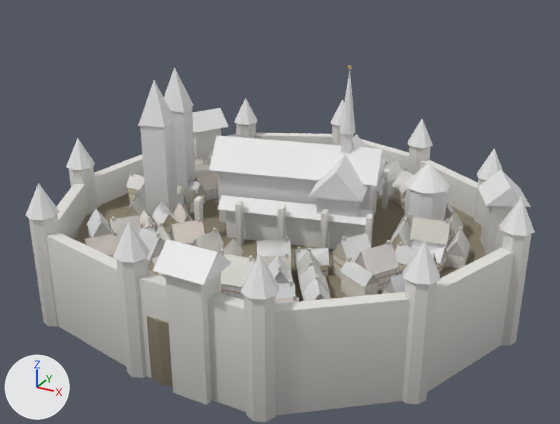
One commit to the glTF model game/assets/models/city_cathedral.glb: the scene before it, then after it.
Before and after are seen from a camera (50 mm lens) standing at (2.08, -3.8, 2.02) and looking at (0.06, -0.13, 0.18). The lights are fixed; the arrows at lower left show +X, +Y and +Z. The first picture is the older version. Vertices at exactly the same position are counted once.

In view in the first picture: 'city_cathedral'.
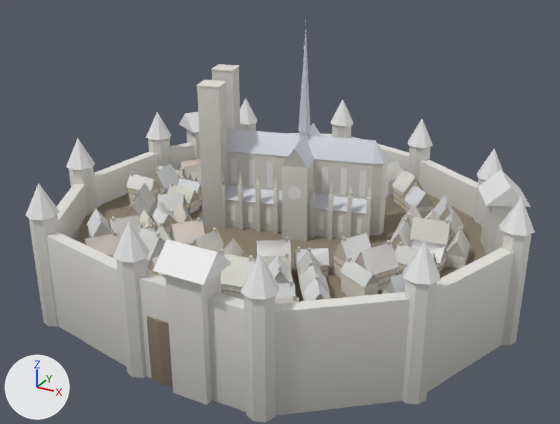
Commit message: wip: BR1 gothic cathedral recipe for campaign cities

Pixel boxes [x1, y1, x2, y2] of what changed, in the pictures (560 x 424 px):
```json
{"object": "city_cathedral", "change": "reshaped", "before": [25, 65, 535, 422], "after": [25, 30, 535, 422]}
{"part": 1, "of": "me_cylinder", "change": "rebuilt", "before": [218, 171, 375, 233], "after": [226, 152, 388, 239]}
{"part": 2, "of": "me_cylinder", "change": "rebuilt", "before": [375, 178, 384, 191], "on screen": "not visible afterwards"}
{"part": 3, "of": "me_cylinder", "change": "rebuilt", "before": [209, 135, 384, 186], "after": [227, 129, 376, 164]}
{"part": 4, "of": "me_cylinder", "change": "rebuilt", "before": [218, 195, 373, 225], "after": [225, 186, 367, 214], "on screen": "8% narrower, 6% shorter"}
{"part": 5, "of": "me_cylinder", "change": "deleted", "before": [138, 65, 450, 248]}
{"part": 6, "of": "me_cylinder", "change": "reshaped", "before": [226, 134, 377, 249], "after": [196, 30, 389, 241]}
```

The change, as JSON lines over the scene's bpy script:
```json
{"block": "me_cylinder", "where": "# used by ob_city_cathedral; location = (0.0, 0.0, -0.165)"}
{"op": "remove", "block": "me_cylinder", "code": "me_cylinder.from_pydata(...)  # 18177 vertices, 22136 faces; spans x -1.34..1.48, y -1.32..1.35, z -0.2..1.19"}
{"op": "add", "block": "me_cylinder", "code": "me_cylinder.from_pydata(...)  # 18745 vertices, 22493 faces; spans x -1.34..1.48, y -1.32..1.35, z -0.2..1.43"}
{"block": "me_cylinder", "change": "me_cylinder part 1: the loose piece of 8 vertices spanning x -0.43..0.53, y -0.12..0.32, z -0.05..0.55 is rebuilt with 29 vertices and now spans x -0.49..0.58, y -0.16..0.37, z 0.17..0.76"}
{"block": "me_cylinder", "change": "me_cylinder part 2: the loose piece of 6 vertices spanning x -0.42..0.49, y 0.17..0.56, z 0.38..0.43 is rebuilt with 8 vertices and now spans x -0.39..0.49, y 0.07..0.38, z 0.36..0.42"}
{"block": "me_cylinder", "change": "me_cylinder part 3: the loose piece of 6 vertices spanning x -0.48..0.58, y -0.17..0.37, z 0.54..0.71 is rebuilt with 14 vertices and now spans x -0.5..0.52, y -0.11..0.29, z 0.64..0.76"}
{"block": "me_cylinder", "change": "me_cylinder part 4: the loose piece of 6 vertices spanning x -0.29..0.61, y -0.34..0.06, z 0.38..0.43 is rebuilt with 8 vertices and now spans x -0.33..0.55, y -0.17..0.15, z 0.36..0.42"}
{"block": "me_cylinder", "change": "me_cylinder part 5: 19 loose pieces with 166 vertices, spanning x -0.89..0.93, y -0.42..0.62, z -0.05..1.19, are deleted"}
{"block": "me_cylinder", "change": "me_cylinder part 6: 30 vertices removed from x -0.37..0.57, y -0.29..0.55, z -0.05..0.67; 731 vertices added at x -0.53..0.63, y -0.23..0.42, z -0.2..1.43"}
{"op": "remove", "block": "me_cylinder", "code": "me_cylinder.materials.append(mat_gold)"}
```
